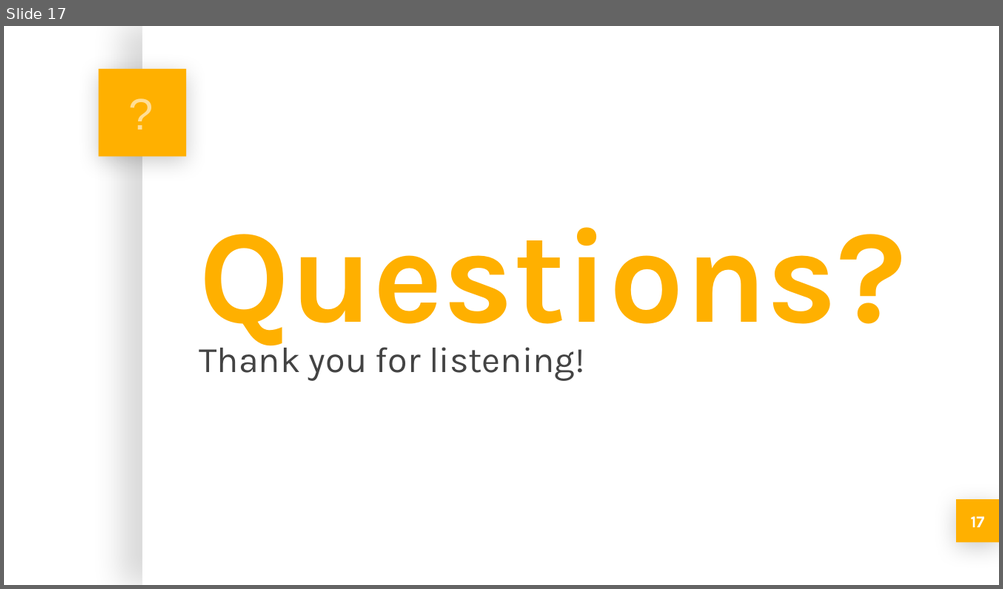
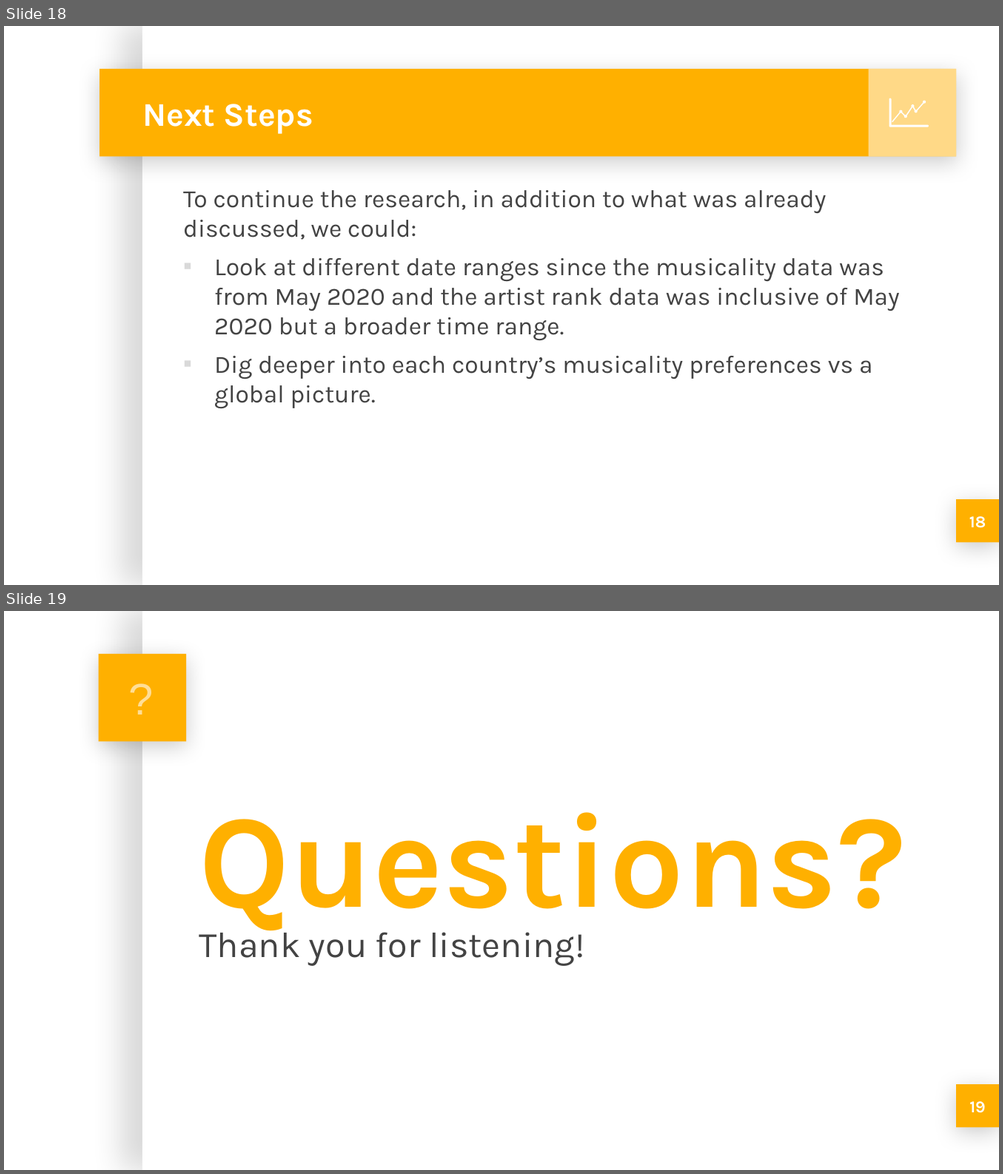
Before and after one commit to michellesimek/project_1, a slide deck: Project 1 PPT.pptx. Shown one above the other, each under a label of ours: slide 17 before the commit, slides 18 and 19 after it. The pictures are 1003x589 and 1003x1174 pixels, drawn with LibreOffice and Linux fonts; fonts in the diff are those of the drawing; background and template pictures are left out. Boxes give left, top, right and bottom in pixels: in the first picture for what was removed or moved away, otherwise in the second. Text is boxed around its words. In the diff, an @@ line names an element or a change of style, - is before the commit and + after.

```diff
--- a/Project 1 PPT.pptx
+++ b/Project 1 PPT.pptx
@@ slide 18 added at (4,26,999,585), background picture (left out); not listed: 2 template elements that a slide beside it also shows @@
@@ rectangle added at (99,69,956,156), fill #FFB000 @@
@@ rectangle added at (868,69,956,156), fill #FFFFFF at 53% opacity @@
@@ title added at (142,104,313,134), 24 pt, text #FFFFFF, bold @@
+Next Steps
@@ freeform shape added at (889,99,929,127), fill #FFFFFF @@
@@ freeform shape added at (891,101,925,122), fill #FFFFFF @@
@@ text added at (183,190,899,409), 18 pt, text #434343 @@
+To continue the research, in addition to what was already discussed, we could:
+▪ Look at different date ranges since the musicality data was from May 2020 and the artist rank data was inclusive of May 2020 but a broader time range.
+▪ Dig deeper into each country’s musicality preferences vs a global picture.
@@ page number added at (956,500,999,543), fill #FFB000, 12 pt, text #FFFFFF, bold @@
+18
@@ what was slide 17 is now slide 19 @@
@@ page number at (969,1102,985,1113): text changed @@
-17
+19
```
Also in this commit, not shown: 4 slides changed, 1 other slide added.
